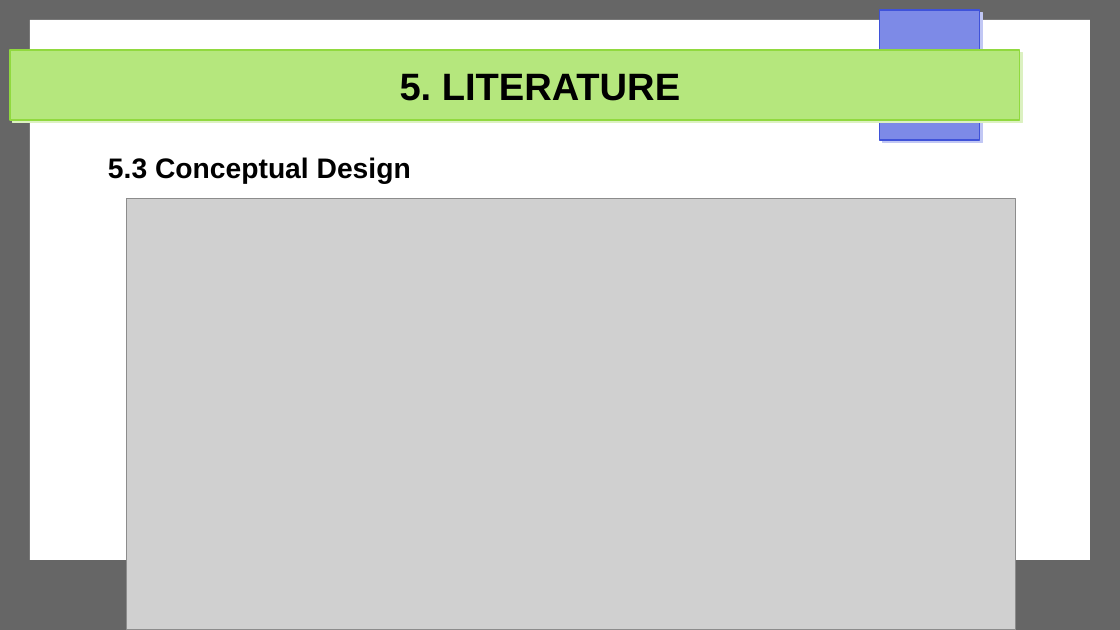
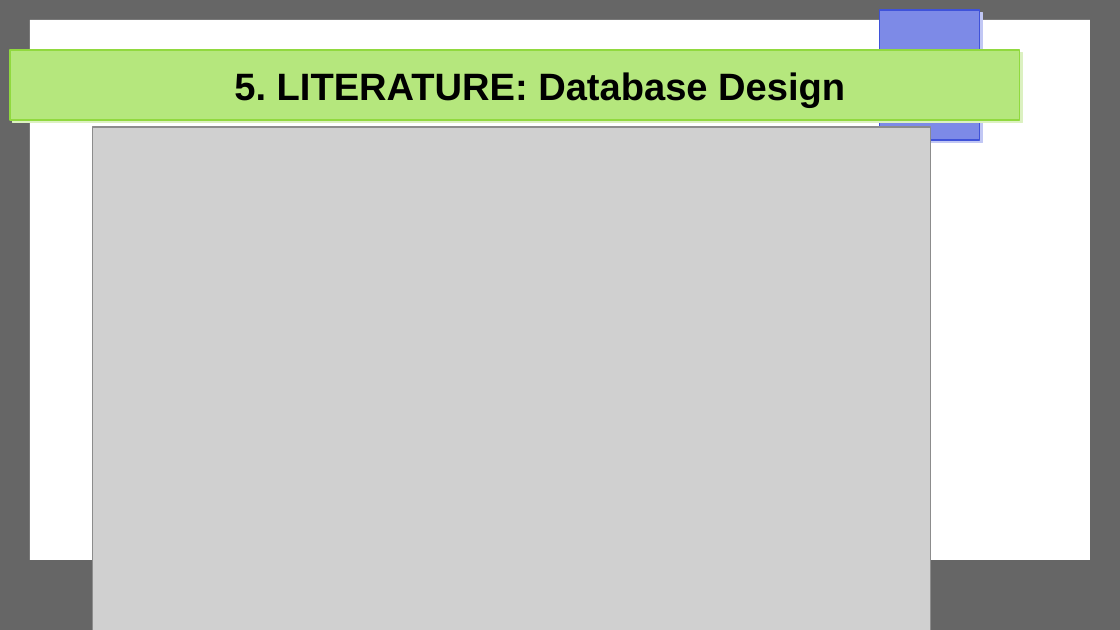
Before and after one commit to Michael-Otieno-Kasuku/Mashinani, a slide deck: slide 22 of docs/proposal/mashinani.pptx. Drawn at 1120x630 pixels with LibreOffice and Linux fonts; fonts in the diff are those of the drawing; grey boxes stand for pictures. Boxes give left, top, right and bottom in pixels: in the first picture for what was removed or moved away, otherwise in the second. Text is boxed around its words. In the diff, an @@ line names an element or a change of style, - is before the commit and + after.

```diff
--- a/docs/proposal/mashinani.pptx
+++ b/docs/proposal/mashinani.pptx
@@ title at bbox=[234, 72, 845, 108]: text changed @@
-5. LITERATURE
+5. LITERATURE: Database Design
@@ picture: place and size @@
-picture at bbox=[127, 199, 1016, 630]
+picture at bbox=[92, 127, 931, 630]
@@ text removed at bbox=[108, 157, 411, 184] @@
-5.3 Conceptual Design
```
Also in this commit, not shown: 9 other slides changed, 4 slides added, 4 slides removed, 3 other files.
